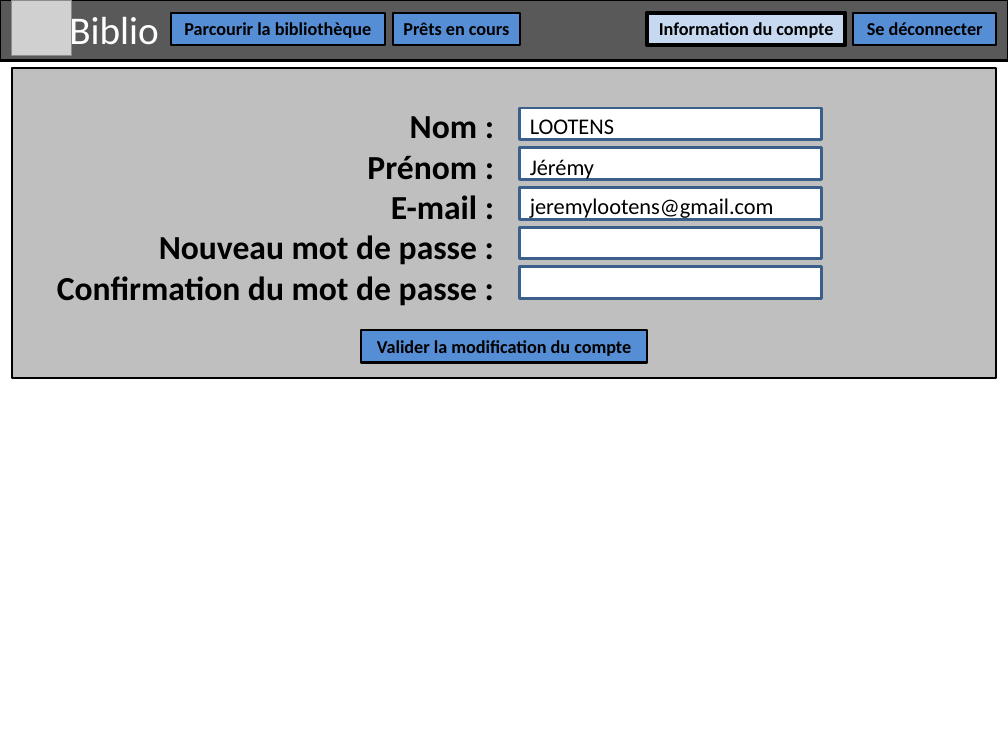
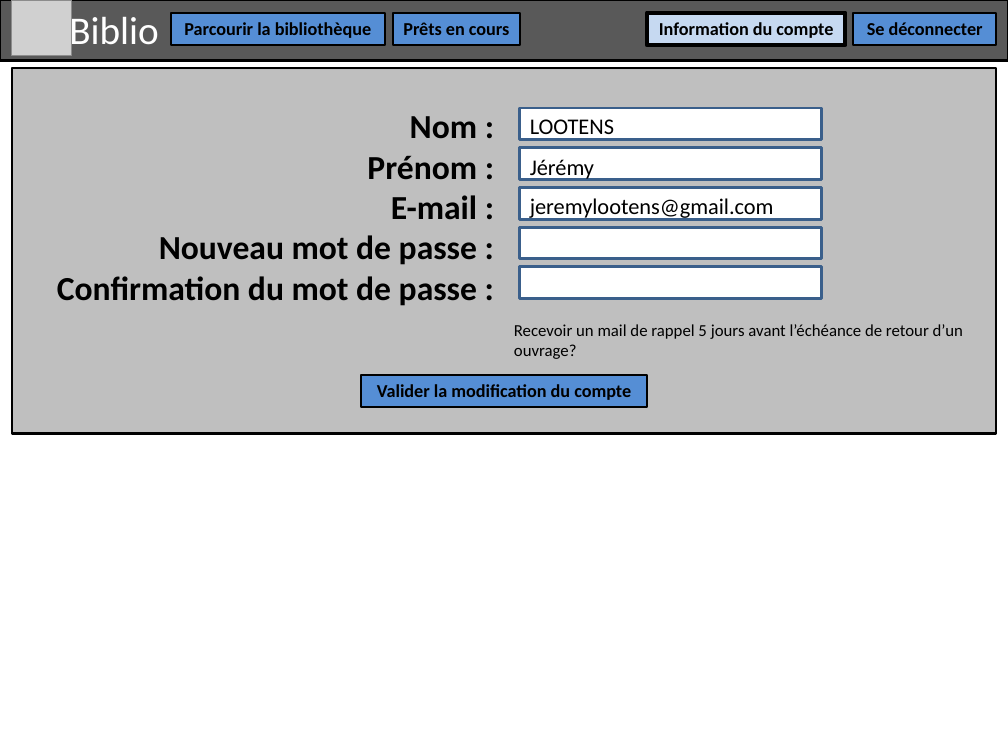
Before and after one commit to MisterSatch59/Projet7, a slide deck: slide 8 of analyse/Wireframes.pptx. Drawn at 1008x756 pixels with LibreOffice and Linux fonts; fonts in the diff are those of the drawing; grey boxes stand for pictures; background and template pictures are left out. Boxes give left, top, right and bottom in pixels: in the first picture for what was removed or moved away, otherwise in the second. Text is boxed around its words. In the diff, an @@ line names an element or a change of style, - is before the commit and + after.

```diff
--- a/analyse/Wireframes.pptx
+++ b/analyse/Wireframes.pptx
@@ rectangle: place and size @@
-rectangle at box(12, 69, 996, 378)
+rectangle at box(12, 69, 996, 433)
@@ text added at box(514, 324, 963, 359), 12 pt, text #000000 @@
+Recevoir un mail de rappel 5 jours avant l’échéance de retour d’un ouvrage?
@@ rectangle "Valider la modification du compte": place and size @@
-rectangle "Valider la modification du compte" at box(361, 331, 646, 363)
+rectangle "Valider la modification du compte" at box(361, 375, 646, 407)
```
Also in this commit, not shown: 1 other slide changed, 11 other files.
